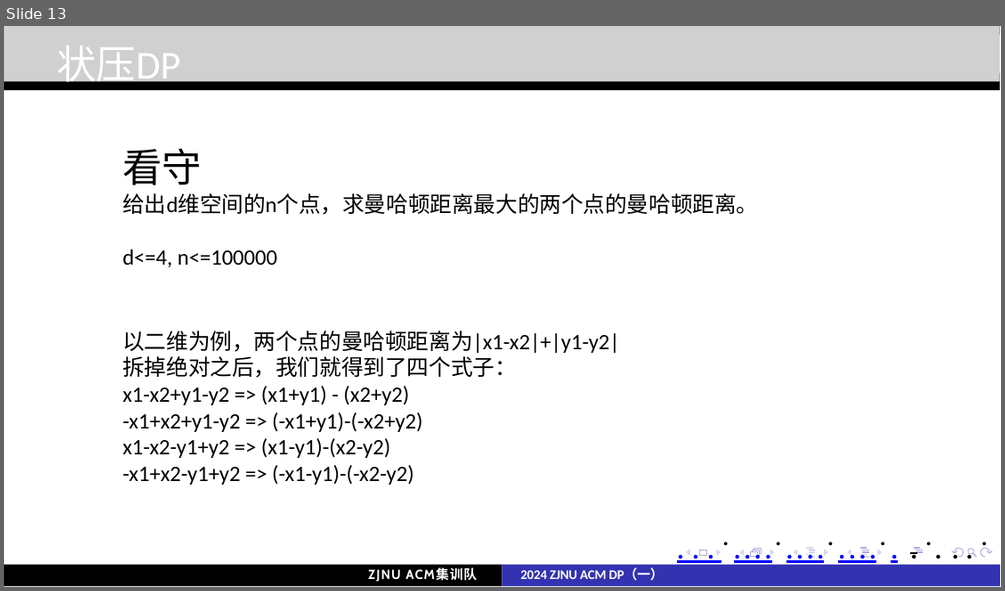
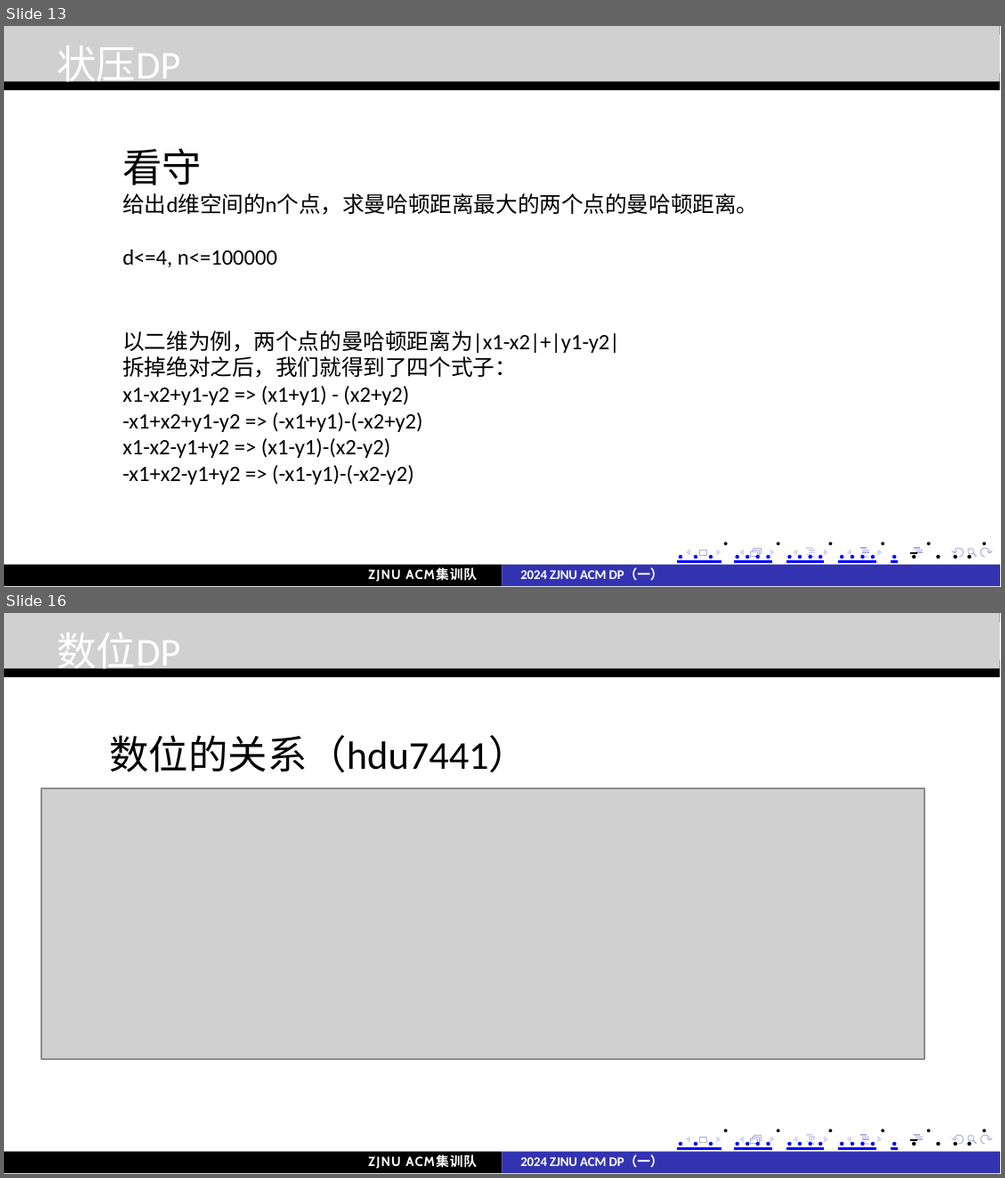
Before and after one commit to john1234567891011121314/moban, a slide deck: acm/讲课·dp/DP（一）.pptx. Shown one above the other, each under a label of ours: slide 13 before the commit, slides 13 and 16 after it; the slides between them are not shown. The pictures are 1005x591 and 1005x1178 pixels, drawn with LibreOffice and Linux fonts; fonts in the diff are those of the drawing; grey boxes stand for pictures. Boxes give left, top, right and bottom in pixels: in the first picture for what was removed or moved away, otherwise in the second. Text is boxed around its words. In the diff, an @@ line names an element or a change of style, - is before the commit and + after.

```diff
--- a/acm/讲课·dp/DP（一）.pptx
+++ b/acm/讲课·dp/DP（一）.pptx
@@ slide 16 added at [4, 613, 1001, 1174], background #FFFFFF; not listed: 30 template elements that a slide beside it also shows @@
@@ picture added at [4, 613, 999, 668] @@
@@ text added at [57, 633, 180, 675], 18 pt, text #FFFFFF @@
+数位DP
@@ text added at [110, 735, 529, 772], 18 pt, text #000000 @@
+数位的关系（hdu7441）
@@ picture added at [42, 788, 923, 1059] @@
@@ freeform shape added at [4, 1151, 502, 1174], fill #000000 @@
@@ text added at [368, 1154, 477, 1168], 6 pt, text #FFFFFF, bold @@
+ZJNU ACM集训队
@@ freeform shape added at [502, 1151, 999, 1174], fill #3333B2 @@
@@ text added at [520, 1154, 663, 1167], 12 pt, text #0000FF, bold @@
+. . . ................. . .. . . .
+2024 ZJNU ACM DP（一）
```
Also in this commit, not shown: 2 slides changed, 1 other slide added.
